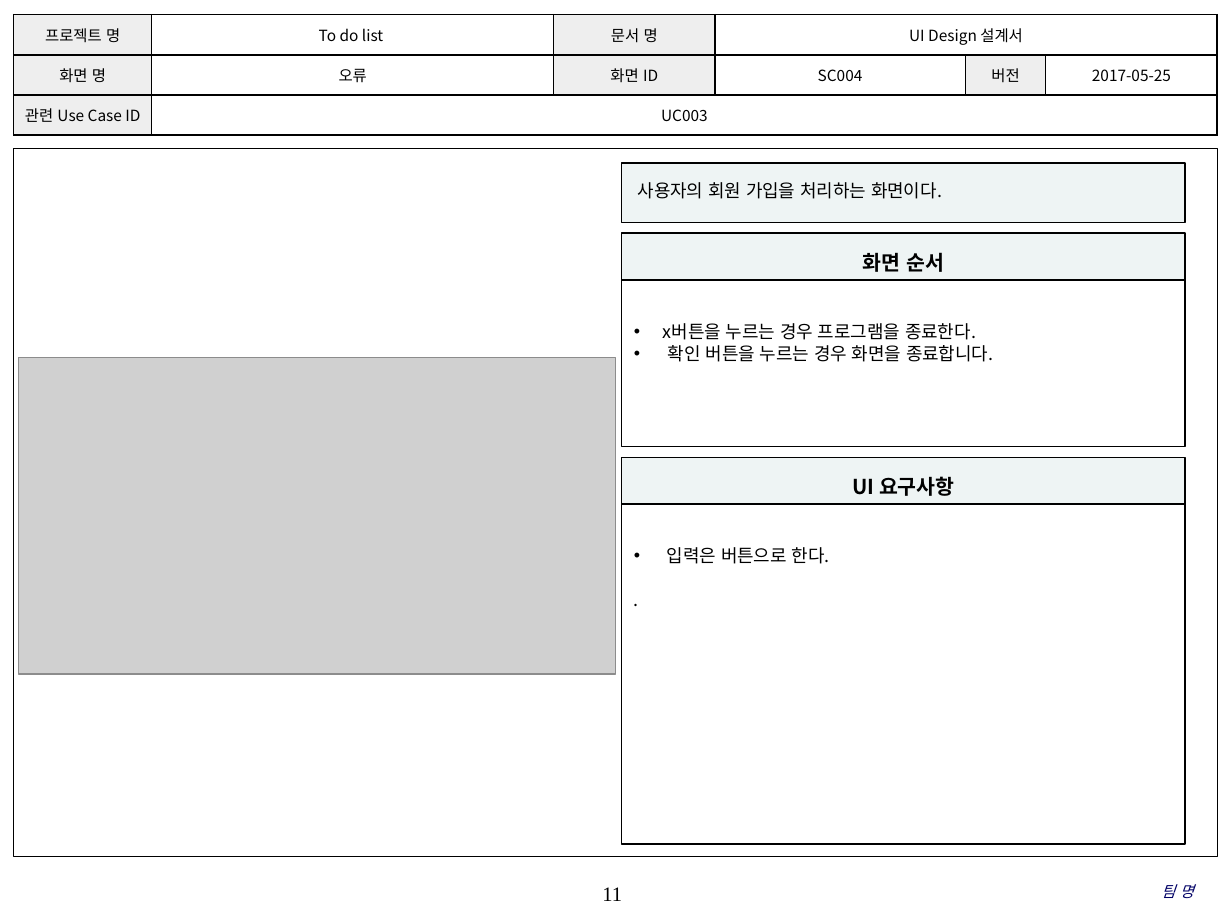
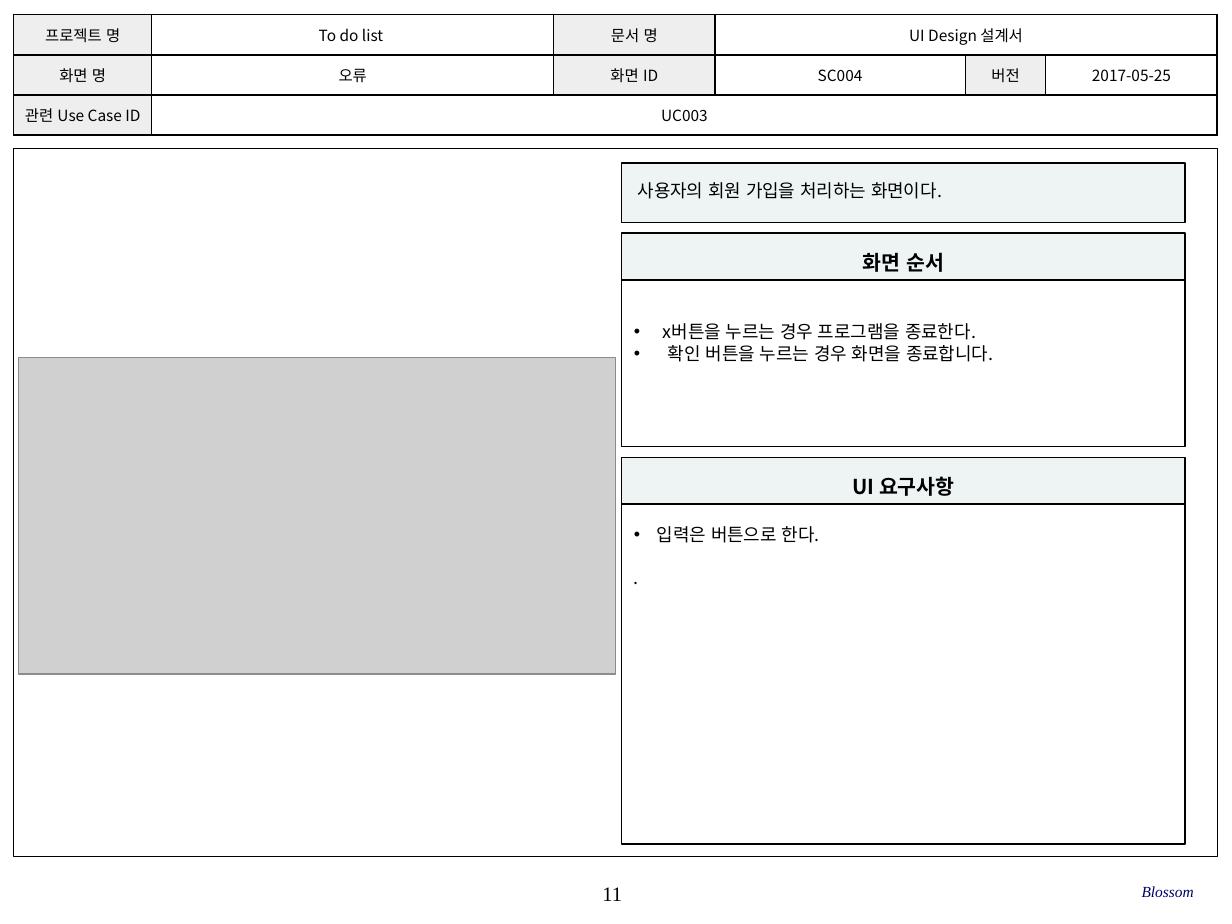
Before and after one commit to SE-admin/SE2017_6_blossom, a slide deck: slide 11 of doc/3_ 설계서/UI Design_6_blossom.pptx. Drawn at 1232x924 pixels with LibreOffice and Linux fonts; fonts in the diff are those of the drawing; grey boxes stand for pictures; background and template pictures are left out. Boxes give left, top, right and bottom in pixels: in the first picture for what was removed or moved away, otherwise in the second. Text is boxed around its words. In the diff, an @@ line names an element or a change of style, - is before the commit and + after.

```diff
--- a/doc/3_ 설계서/UI Design_6_blossom.pptx
+++ b/doc/3_ 설계서/UI Design_6_blossom.pptx
@@ text in rectangle at bbox=[657, 526, 820, 543]: indent changed @@
@@ text at bbox=[1142, 886, 1194, 897]: text changed @@
-팀 명
+Blossom
```
Also in this commit, not shown: 21 other slides changed.
